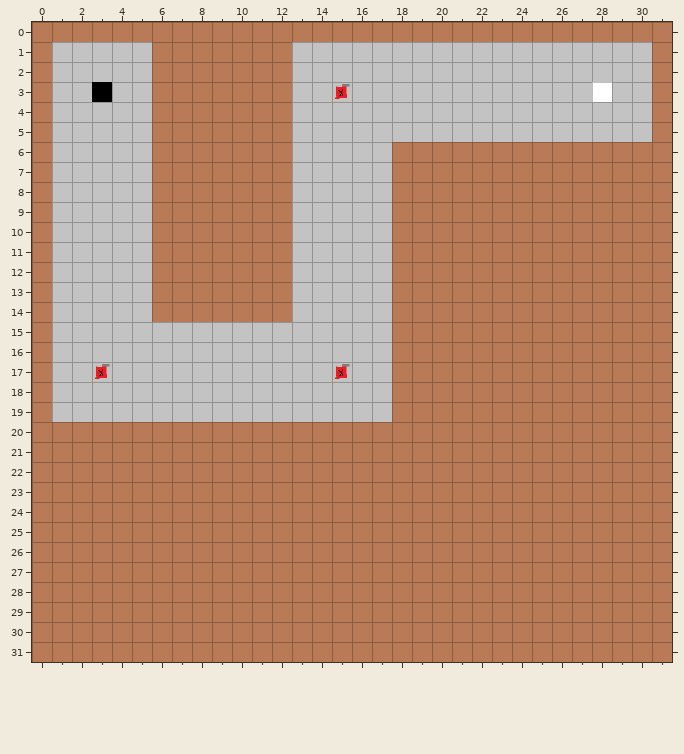
Two states of a Tiled map, maps/02.tmx. This is how it looked before the edit.
Cells are 32x32 px. Shown: x 0..31, y 0..31.
The same view after the edit:
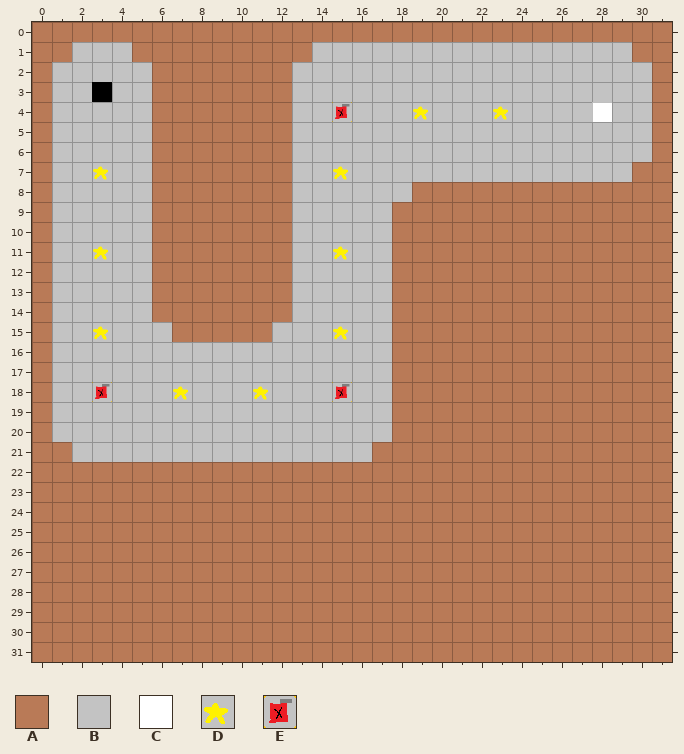
Key: from "tiles": A 0, B 1, C 3, D 4, E 5.
_ is an empty cell.
Tiles replaced or removed in this view: A, B, C, E.
Edits made:
Changed rows in their new state; . is an unchanged cell.
Layer "02":
first column x 1:
 1 A...A.......A................A
 3 ..............B............B..
 4 ..............E...D...D....C..
 6 .................BBBBBBBBBBBBB
 7 ..D...........D..BBBBBBBBBBBB.
 8 .................B............
11 ..D...........D...............
first column x 1:
15 ..D...AAAAA...D..
17 ..B...........B..
18 ..E...D...D...E..
20 BBBBBBBBBBBBBBBBB
21 .BBBBBBBBBBBBBBB.
